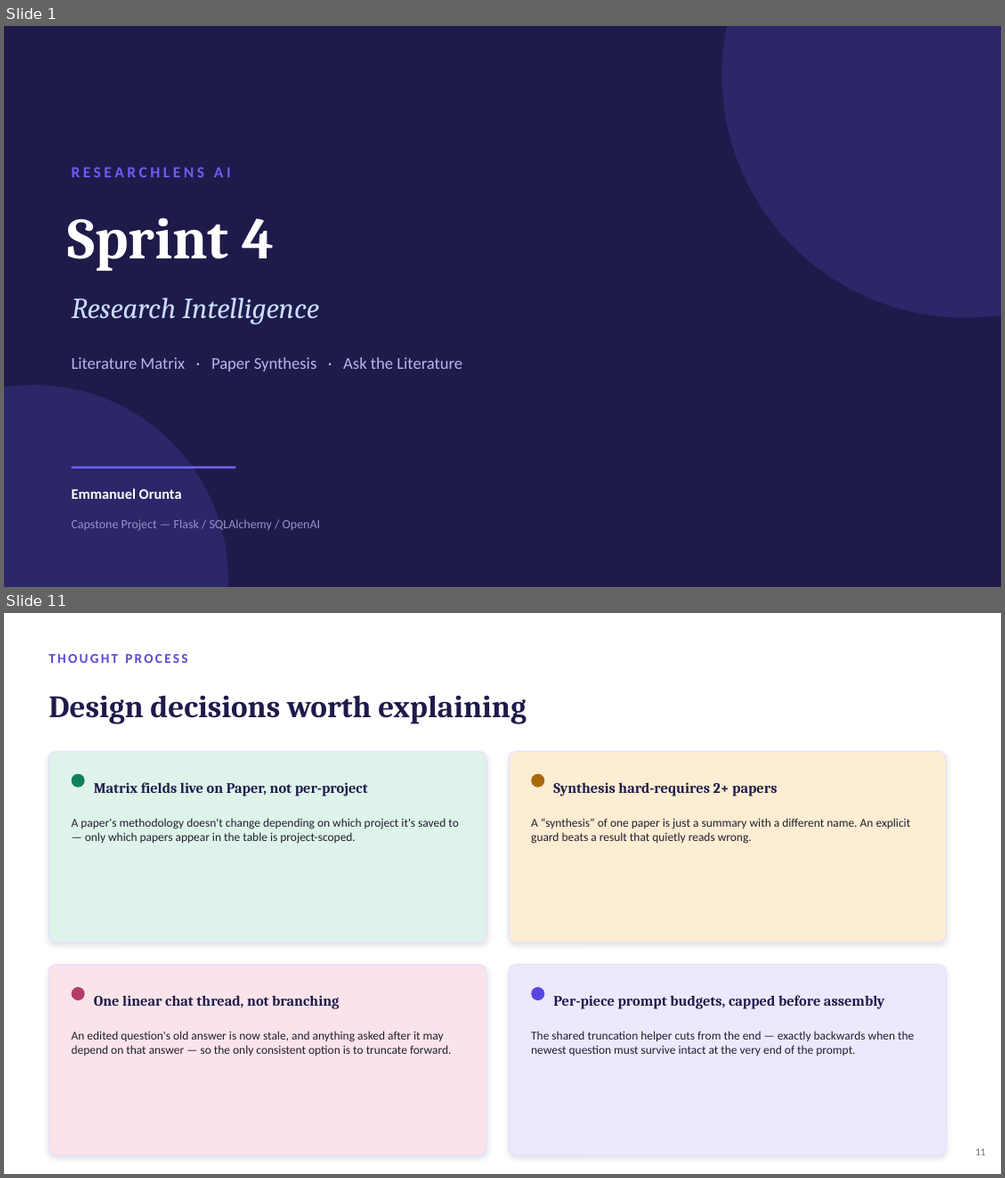
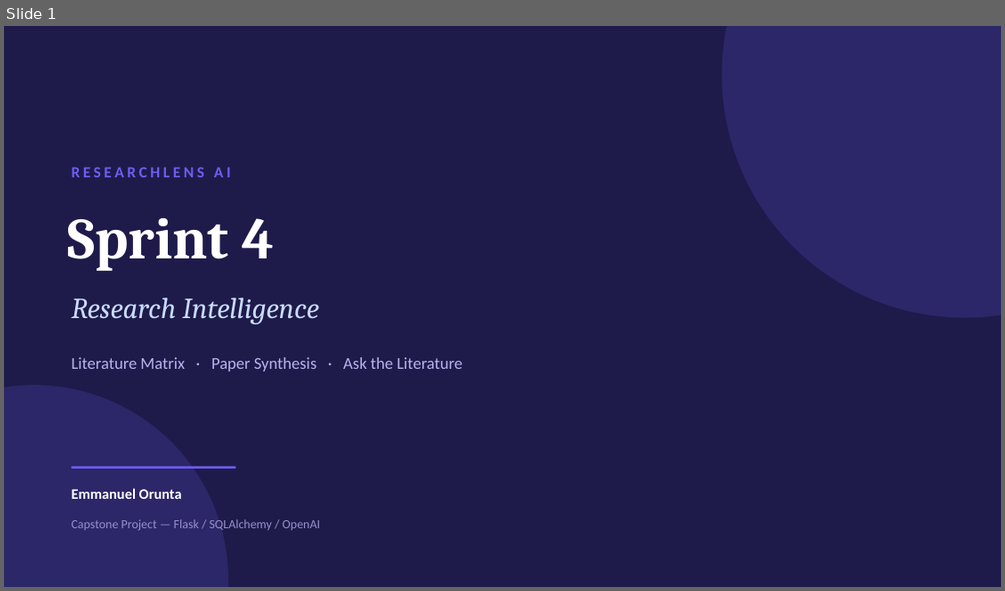
Before and after one commit to EmmanuelOrunta/researchlens-ai, a slide deck: presentations/ResearchLens_AI_Sprint4_Update.pptx. Shown one above the other, each under a label of ours: slides 1 and 11 before the commit, slide 1 after it; the slides between them are not shown. The pictures are 1005x1178 and 1005x591 pixels, drawn with LibreOffice and Linux fonts; fonts in the diff are those of the drawing. Boxes give left, top, right and bottom in pixels: in the first picture for what was removed or moved away, otherwise in the second. Text is boxed around its words. In the diff, an @@ line names an element or a change of style, - is before the commit and + after.

```diff
--- a/presentations/ResearchLens_AI_Sprint4_Update.pptx
+++ b/presentations/ResearchLens_AI_Sprint4_Update.pptx
@@ slide 11 removed at [4,613,1001,1174], background #FFFFFF @@
@@ text removed at [48,654,187,663] @@
-THOUGHT PROCESS
@@ text removed at [48,695,526,724] @@
-Design decisions worth explaining
@@ rounded rectangle removed at [48,751,486,942] @@
@@ rounded rectangle removed at [509,751,947,942] @@
@@ rounded rectangle removed at [72,774,85,787] @@
@@ text removed at [94,782,368,796] @@
-Matrix fields live on Paper, not per-project
@@ rounded rectangle removed at [531,774,544,787] @@
@@ text removed at [553,782,777,796] @@
-Synthesis hard-requires 2+ papers
@@ text removed at [72,818,458,844] @@
-A paper's methodology doesn't change depending on which project it's saved to — only which papers appear in the table is project-scoped.
@@ text removed at [531,818,911,844] @@
-A “synthesis” of one paper is just a summary with a different name. An explicit guard beats a result that quietly reads wrong.
@@ rounded rectangle removed at [48,965,486,1155] @@
@@ rounded rectangle removed at [509,965,947,1155] @@
@@ rounded rectangle removed at [72,987,85,1000] @@
@@ text removed at [94,995,339,1009] @@
-One linear chat thread, not branching
@@ rounded rectangle removed at [531,987,544,1000] @@
@@ text removed at [553,995,885,1009] @@
-Per-piece prompt budgets, capped before assembly
@@ text removed at [72,1030,451,1055] @@
-An edited question's old answer is now stale, and anything asked after it may depend on that answer — so the only consistent option is to truncate forward.
@@ text removed at [531,1030,914,1055] @@
-The shared truncation helper cuts from the end — exactly backwards when the newest question must survive intact at the very end of the prompt.
@@ text removed at [975,1148,986,1155] @@
-11
```
Also in this commit, not shown: 2 slides changed, 3 slides added, 9 other slides removed.
